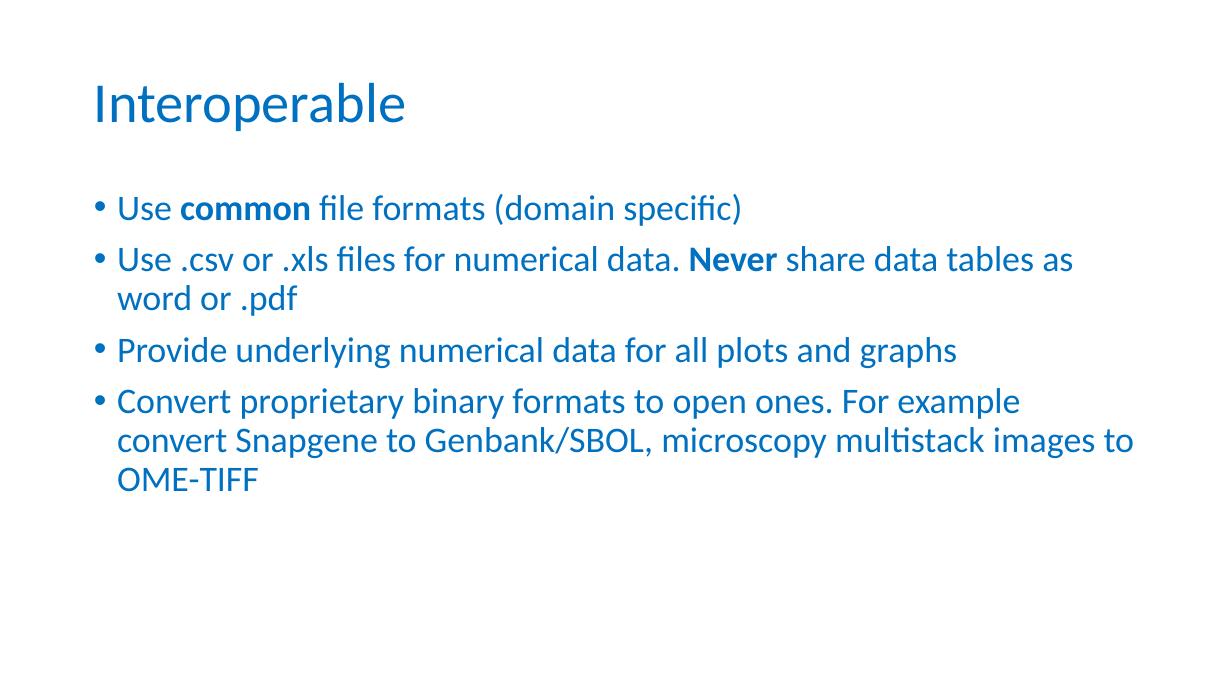
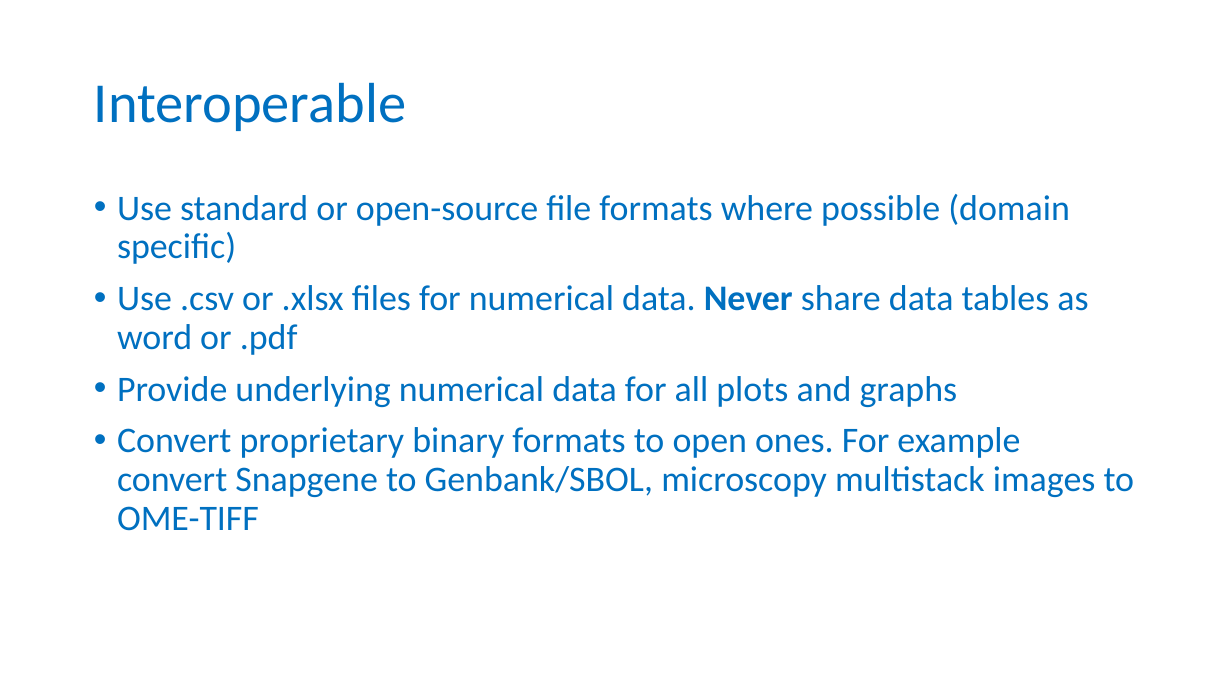
Before and after one commit to carpentries-incubator/fair-for-leaders, a slide deck: slide 12 of instructors/02-Being_FAIR.pptx. Drawn at 1232x693 pixels with LibreOffice and Linux fonts; fonts in the diff are those of the drawing; background and template pictures are left out. Boxes give left, top, right and bottom in pixels: in the first picture for what was removed or moved away, otherwise in the second. Text is boxed around its words. In the diff, an @@ line names an element or a change of style, - is before the commit and + after.

```diff
--- a/instructors/02-Being_FAIR.pptx
+++ b/instructors/02-Being_FAIR.pptx
@@ text at (117, 194, 1088, 355): text changed @@
-• Use common file formats (domain specific)
-• Use .csv or .xls files for numerical data. Never share data tables as word or .pdf
+• Use standard or open-source file formats where possible (domain specific)
+• Use .csv or .xlsx files for numerical data. Never share data tables as word or .pdf
```
Also in this commit, not shown: 1 other slide changed, 1 other file.
